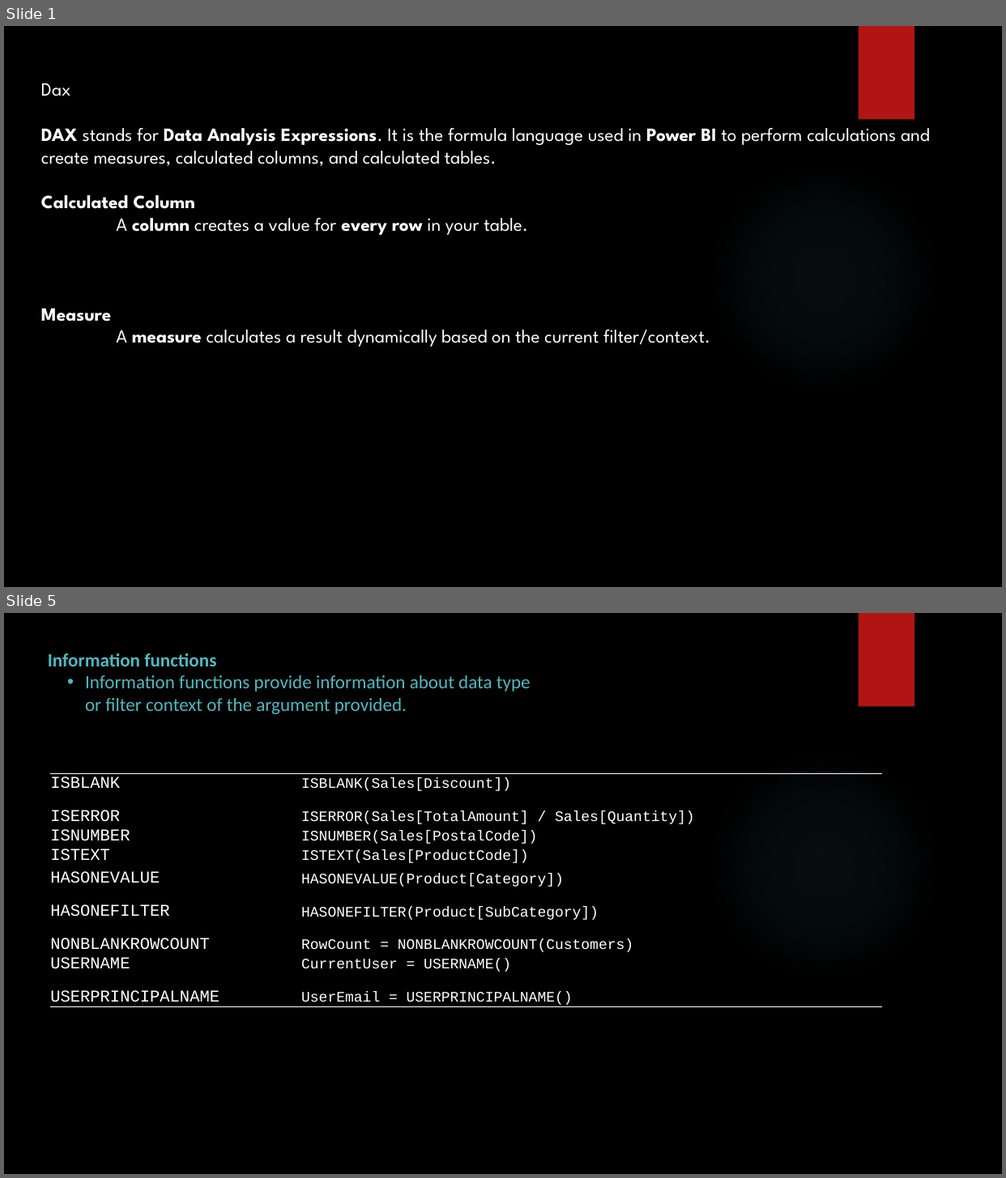
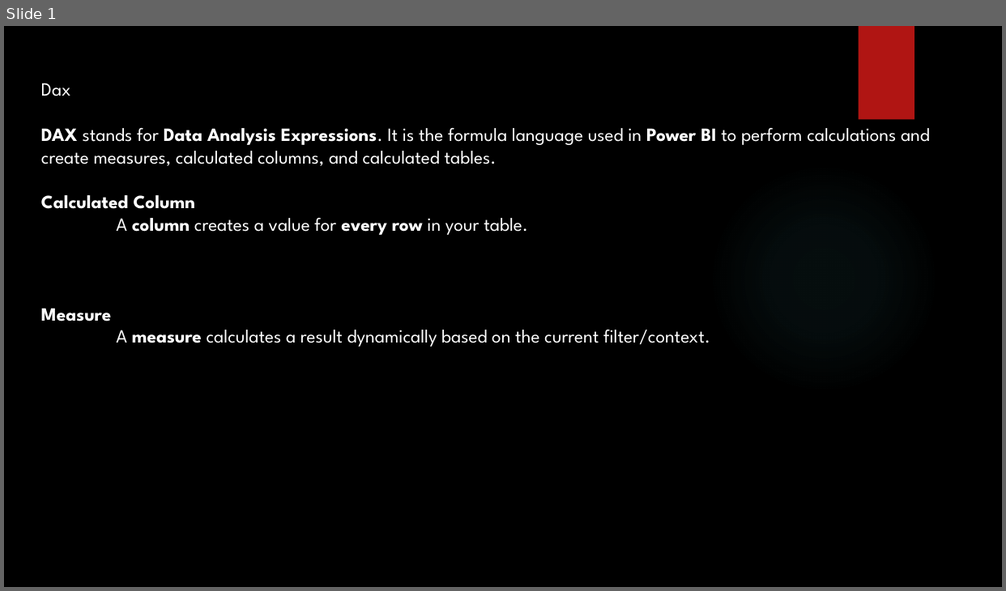
Before and after one commit to SHIVRAJSHINDE/Ethans, a slide deck: 17 18 20/5.Power Bi/5) Dax/Dax.pptx. Shown one above the other, each under a label of ours: slides 1 and 5 before the commit, slide 1 after it; the slides between them are not shown. The pictures are 1006x1178 and 1006x591 pixels, drawn with LibreOffice and Linux fonts; fonts in the diff are those of the drawing; background and template pictures are left out. Boxes give left, top, right and bottom in pixels: in the first picture for what was removed or moved away, otherwise in the second. Text is boxed around its words. In the diff, an @@ line names an element or a change of style, - is before the commit and + after.

```diff
--- a/17 18 20/5.Power Bi/5) Dax/Dax.pptx
+++ b/17 18 20/5.Power Bi/5) Dax/Dax.pptx
@@ slide 5 removed at [4, 613, 1002, 1174], background picture (left out); not listed: 2 template elements that a slide beside it also shows @@
@@ text removed at [48, 653, 530, 714] @@
-Information functions
-  • Information functions provide information about data type or filter context of the argument provided.
@@ table removed at [49, 774, 882, 1012], 9 rows, 2 columns @@
-ISBLANK | ISBLANK(Sales[Discount])
-ISERROR | ISERROR(Sales[TotalAmount] / Sales[Quantity])
-ISNUMBER | ISNUMBER(Sales[PostalCode])
-ISTEXT | ISTEXT(Sales[ProductCode])
-HASONEVALUE | HASONEVALUE(Product[Category])
-HASONEFILTER | HASONEFILTER(Product[SubCategory])
-NONBLANKROWCOUNT | RowCount = NONBLANKROWCOUNT(Customers)
-USERNAME | CurrentUser = USERNAME()
-USERPRINCIPALNAME | UserEmail = USERPRINCIPALNAME()
```
Also in this commit, not shown: 5 slides changed, 7 slides added, 47 other files.
